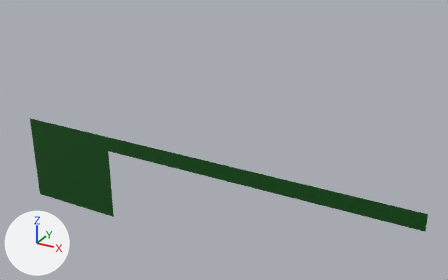
The glTF model src/assets/models/enemie_2.glb as it was, and as the next commit left it.
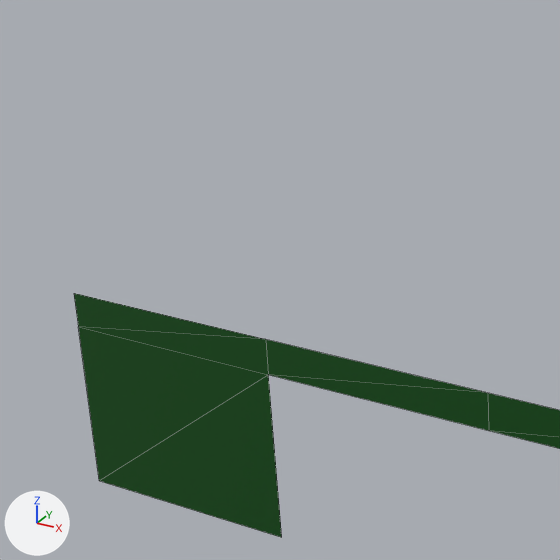
Each version is shown whole from a 50 mm camera at (9.76, -15.9, 11.34) aimed at (0.62, 0.74, 3.02), then close up on the part from 0% to 50% of the width and 0% to 81% of the height. Every picture has the same lights, and +X, +Y and +Z are marked at lower left. The close-ups show mesh edges as thin lines. Where no turn or scale is listed for an object, it has been applied to the vertices. Vertices at the same position are counted once.

The first close-up shows 'wall.001'.
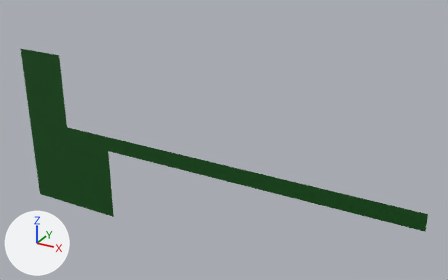
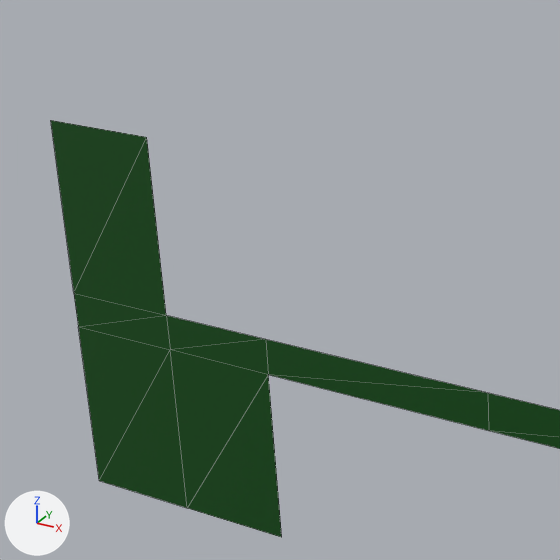
Where the newer file only moved an object's origin or applied its transform, the numbers keep the older frame.

Pixel boxes (x1, y1, x2, y2) of what changed, in the close-ups (560 x 560 px):
'branch_2', added (green)
    after: (51, 120, 166, 315)
part 1 of me_plane_009, built on
    both: (74, 293, 282, 537)

What changed in the scene script:
```text
Change me_plane_009:
    where me_plane_009.from_pydata(...)  # 12 vertices, 10 faces; spans x -7.5..7.5, y 0.0, z -2.1..1.2
    used by ob_wall_001; location = (0.0, 0.0, 1.25)
    verts and faces of me_plane_009; kept vertices keep their numbers, new ones are numbered from 12
    before: 0 (-7.5, 0.0, -2.1) at pixel (99, 480), 1 (-7.5, 0.0, 1.2) at pixel (73, 293), 3 (-3.8, 0.0, -2.1) at pixel (281, 537), 6 (-3.8, 0.0, 1.2) at pixel (265, 339), 7 (-7.5, 0.0, 0.7) at pixel (78, 326)
    before: 9 (-3.8, 0.0, 0.7) at pixel (268, 374)
    me_plane_009 part 1
    add delete_faces([(6, 7, 9), (1, 7, 6), (0, 3, 9), (0, 9, 7)])
    add for new, old in zip([12, 13, 14], [0, 1, 7]): verts[new] = verts[old] + (1.9, 0.0, 0.0)
    add faces += [(6, 14, 9), (6, 13, 14), (3, 9, 12), (9, 14, 12), (0, 12, 14), (0, 14, 7)]
    add faces += [(7, 14, 13), (1, 7, 13)]
Add me_plane_005:
    me_plane_005.from_pydata([(-7.5, 0.0, 2.5), (-5.62, 0.0, 2.5), (-7.5, 0.0, 5.25), (-5.62, 0.0, 5.25)], [], [(0, 1, 3), (0, 3, 2)])
    me_plane_005.materials.append(mat_green)  # dark green #004b08
Add ob_branch_2:
    ob_branch_2 = bpy.data.objects.new('branch_2', me_plane_005)
    ob_branch_2.location = (0.0, 0.0, 0.0)
```
